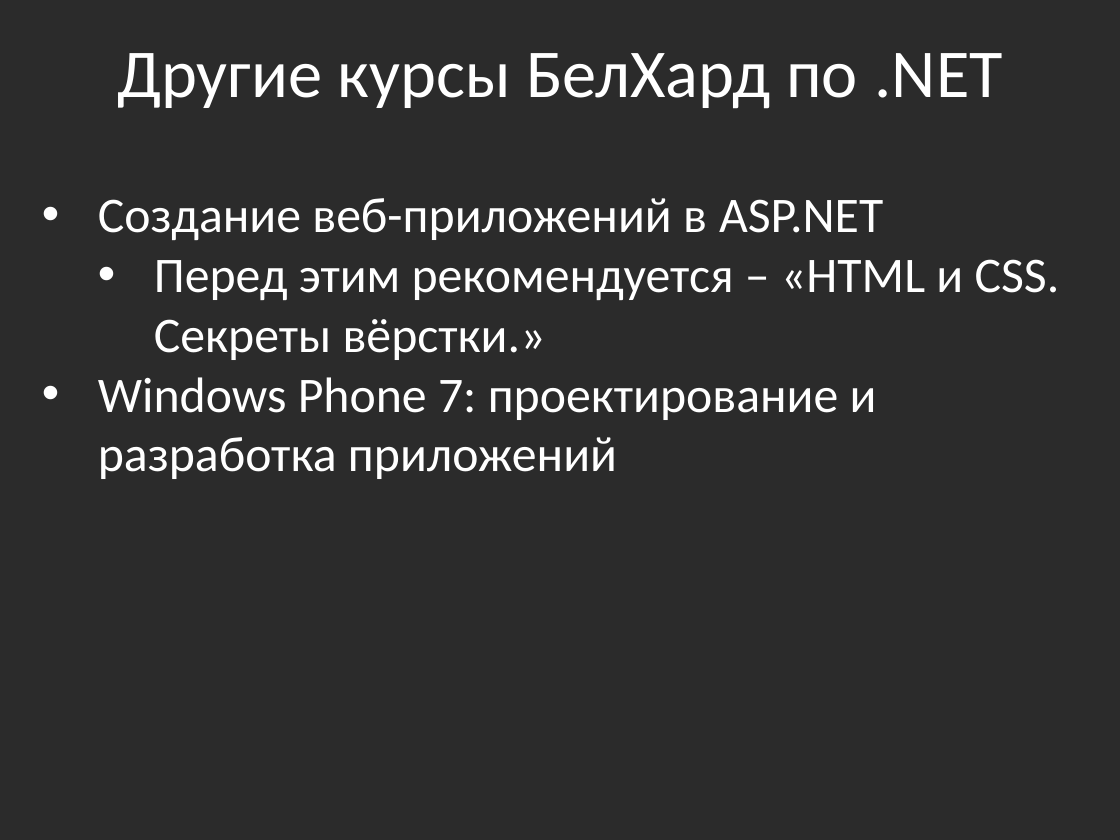
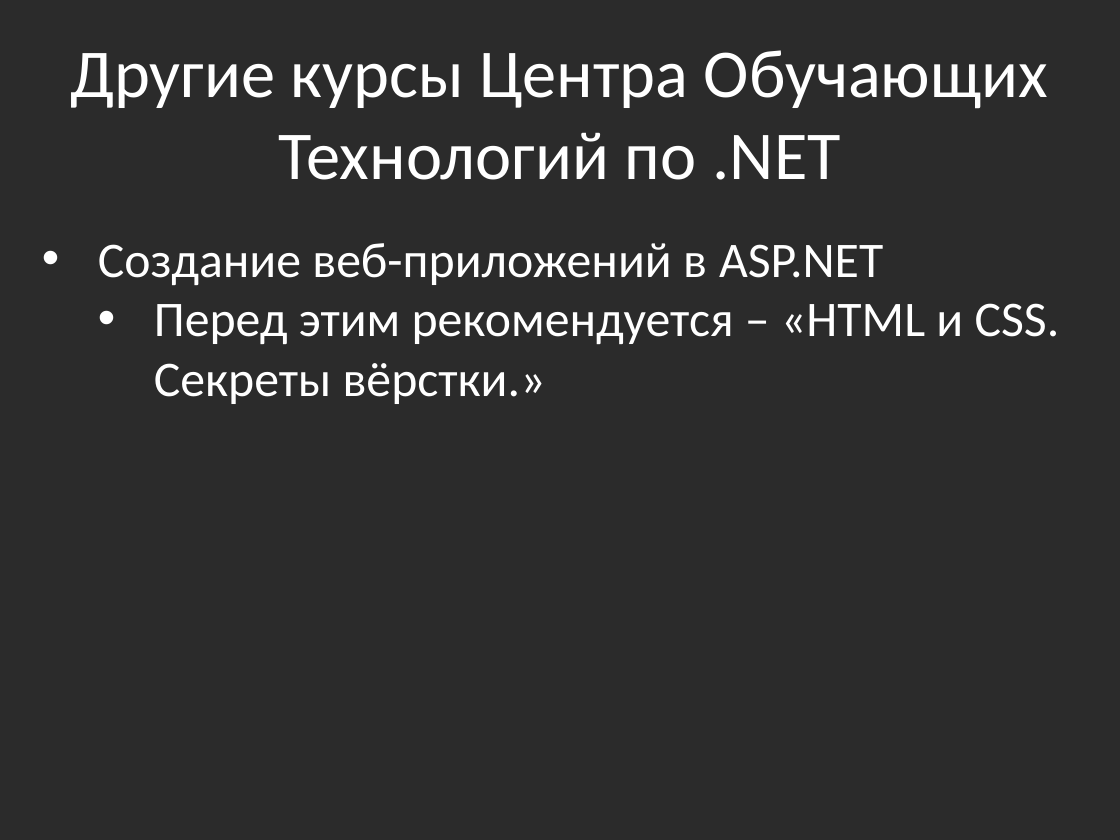
Before and after one commit to bazile/Training, a slide deck: slide 4 of Presentation/that-is-all-folks.pptx. Drawn at 1120x840 pixels with LibreOffice and Linux fonts; fonts in the diff are those of the drawing; background and template pictures are left out; a plain dark background stands for a picture behind light text. Boxes give left, top, right and bottom in pixels: in the first picture for what was removed or moved away, otherwise in the second. Text is boxed around its words. In the diff, an @@ line names an element or a change of style, - is before the commit and + after.

```diff
--- a/Presentation/that-is-all-folks.pptx
+++ b/Presentation/that-is-all-folks.pptx
@@ text at [70, 50, 1048, 180]: text changed @@
-Другие курсы БелХард по .NET
+Другие курсы Центра Обучающих Технологий по .NET
@@ text "Создание веб-приложений в ASP.NET": place and size @@
-text "Создание веб-приложений в ASP.NET" at [98, 198, 1060, 479]
+text "Создание веб-приложений в ASP.NET" at [98, 243, 1060, 404]
@@ text at [98, 377, 877, 479]: paragraph removed @@
-• Windows Phone 7: проектирование и разработка приложений
```
Also in this commit, not shown: 1 other slide changed, 8 other files.
